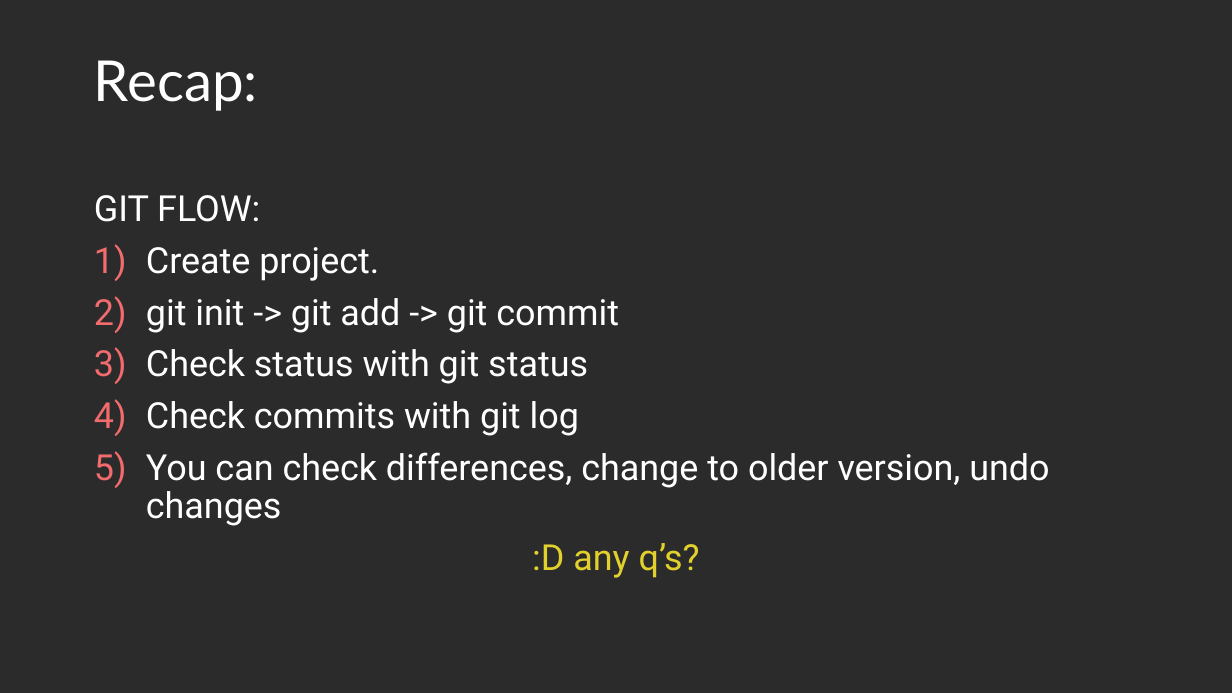
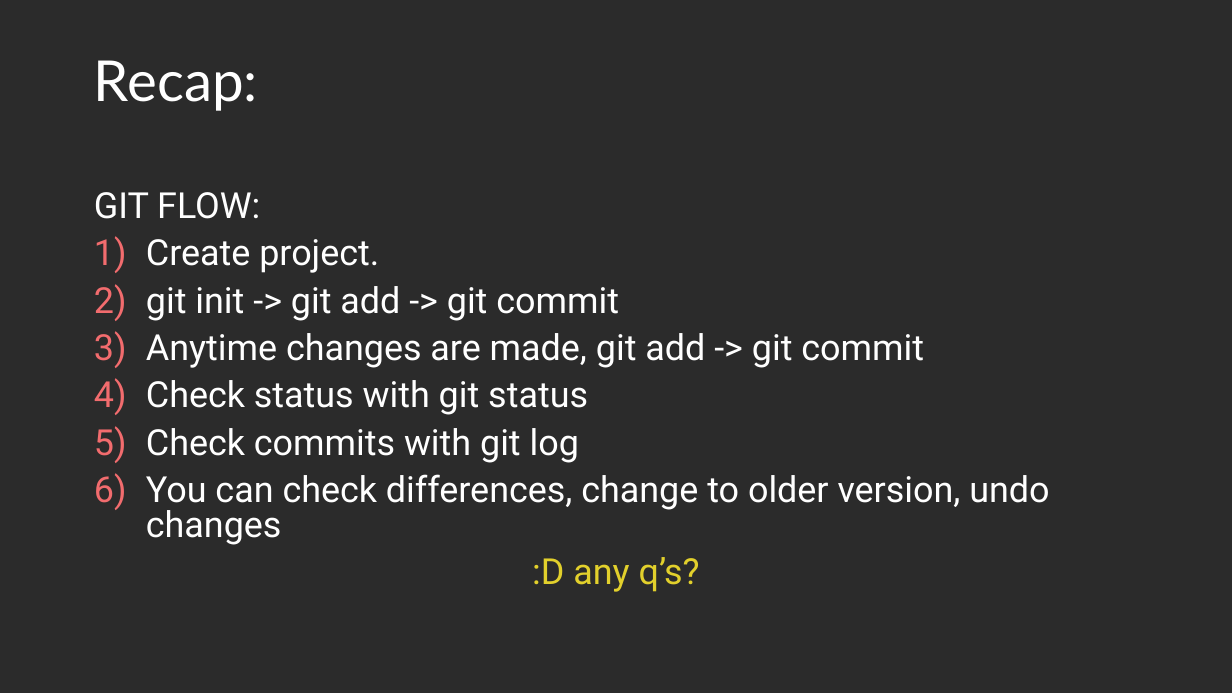
Before and after one commit to Light2Dark/git_tutorial, a slide deck: slide 15 of Git and Github.pptx (slide 16 before the commit). Drawn at 1232x693 pixels with LibreOffice and Linux fonts; fonts in the diff are those of the drawing; background and template pictures are left out; a plain dark background stands for a picture behind light text. Boxes give left, top, right and bottom in pixels: in the first picture for what was removed or moved away, otherwise in the second. Text is boxed around its words. In the diff, an @@ line names an element or a change of style, - is before the commit and + after.

```diff
--- a/Git and Github.pptx
+++ b/Git and Github.pptx
@@ text at bbox=[94, 192, 1049, 592]: line spacing 0.9 to 0.8 @@
@@ text at bbox=[146, 333, 924, 368]: paragraph added @@
+3) Anytime changes are made, git add -> git commit
```
Also in this commit, not shown: 13 other slides changed, 4 slides added, 3 slides removed.
